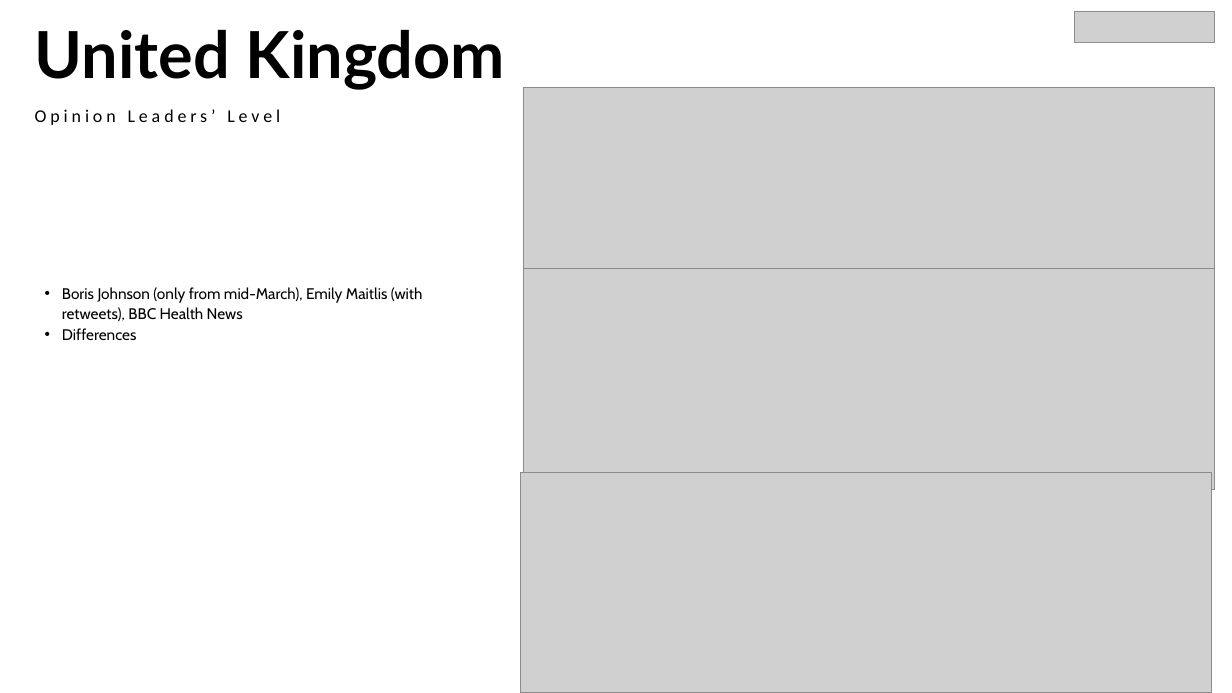
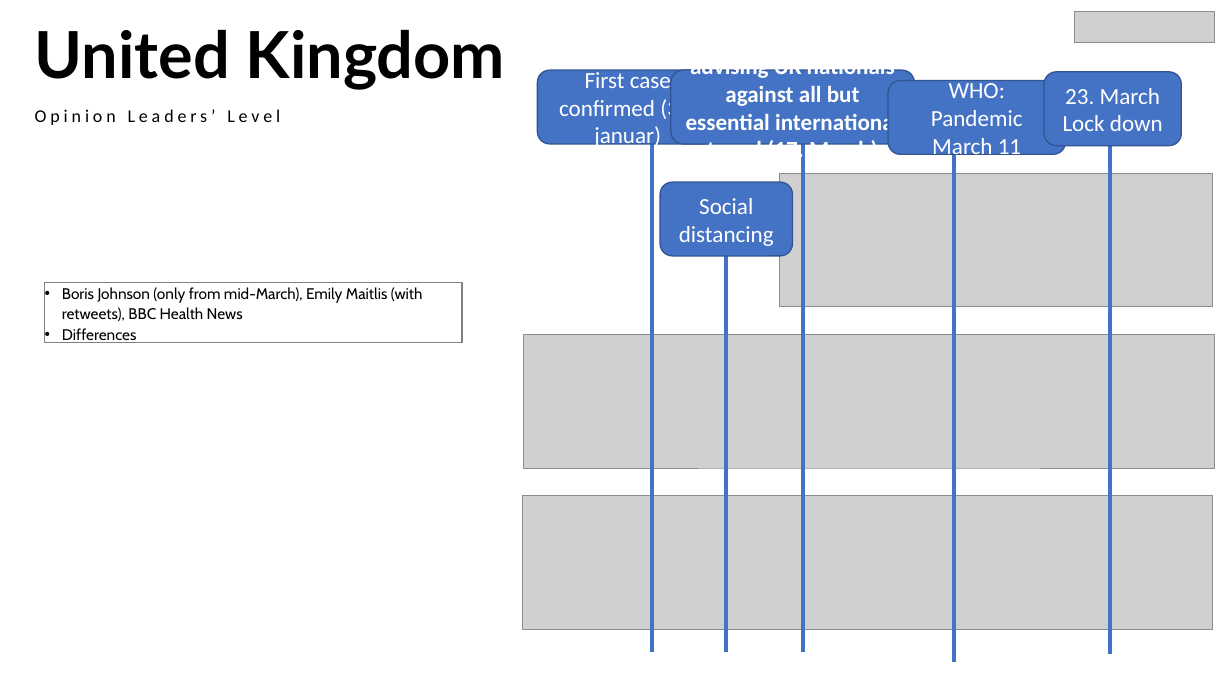
Before and after one commit to Franca97/Web_Data_and-_Digital_Analytics, a slide deck: slide 13 of Presentation.pptx. Drawn at 1232x693 pixels with LibreOffice and Linux fonts; fonts in the diff are those of the drawing; grey boxes stand for pictures; background and template pictures are left out. Boxes give left, top, right and bottom in pixels: in the first picture for what was removed or moved away, otherwise in the second. Text is boxed around its words. In the diff, an @@ line names an element or a change of style, - is before the commit and + after.

```diff
--- a/Presentation.pptx
+++ b/Presentation.pptx
@@ rounded rectangle added at [538,70,719,144], fill #4472C4, outline #325491 1 pt, 18 pt, text #FFFFFF @@
+First case confirmed (31. januar)
@@ rounded rectangle added at [671,70,915,144], fill #4472C4, outline #325491 1 pt, 18 pt, text #FFFFFF, bold @@
+advising UK nationals against all but essential international travel (17. March)
@@ rounded rectangle added at [888,80,1066,154], fill #4472C4, outline #325491 1 pt, 18 pt, text #FFFFFF @@
+WHO: Pandemic March 11
@@ rounded rectangle added at [1044,72,1182,146], fill #4472C4, outline #325491 1 pt, 18 pt, text #FFFFFF @@
+23. March Lock down
@@ line added from (653, 101) to (653, 653), #4472C4 3 pt @@
@@ line added from (803, 101) to (803, 653), #4472C4 3 pt @@
@@ line added from (955, 111) to (955, 663), #4472C4 3 pt @@
@@ line added from (1111, 103) to (1111, 653), #4472C4 3 pt @@
@@ picture: place and size @@
-picture at [524,88,1214,309]
+picture at [779,174,1214,307]
@@ rounded rectangle added at [660,182,792,256], fill #4472C4, outline #325491 1 pt, 18 pt, text #FFFFFF @@
+Social distancing
@@ line added from (726, 213) to (726, 653), #4472C4 3 pt @@
@@ rectangle "Boris Johnson (only from mid-March), ...": place and size @@
-rectangle "Boris Johnson (only from mid-March), ..." at [62,287,423,340]
+rectangle "Boris Johnson (only from mid-March), ..." at [44,283,462,343]
@@ rectangle "Boris Johnson (only from mid-March), ..." at [44,283,462,343]: outline none to #808080 1 pt @@
@@ picture: place and size @@
-picture at [524,269,1214,490]
+picture at [524,335,1214,468]
@@ picture: place and size @@
-picture at [520,472,1211,693]
+picture at [522,496,1213,629]
```
